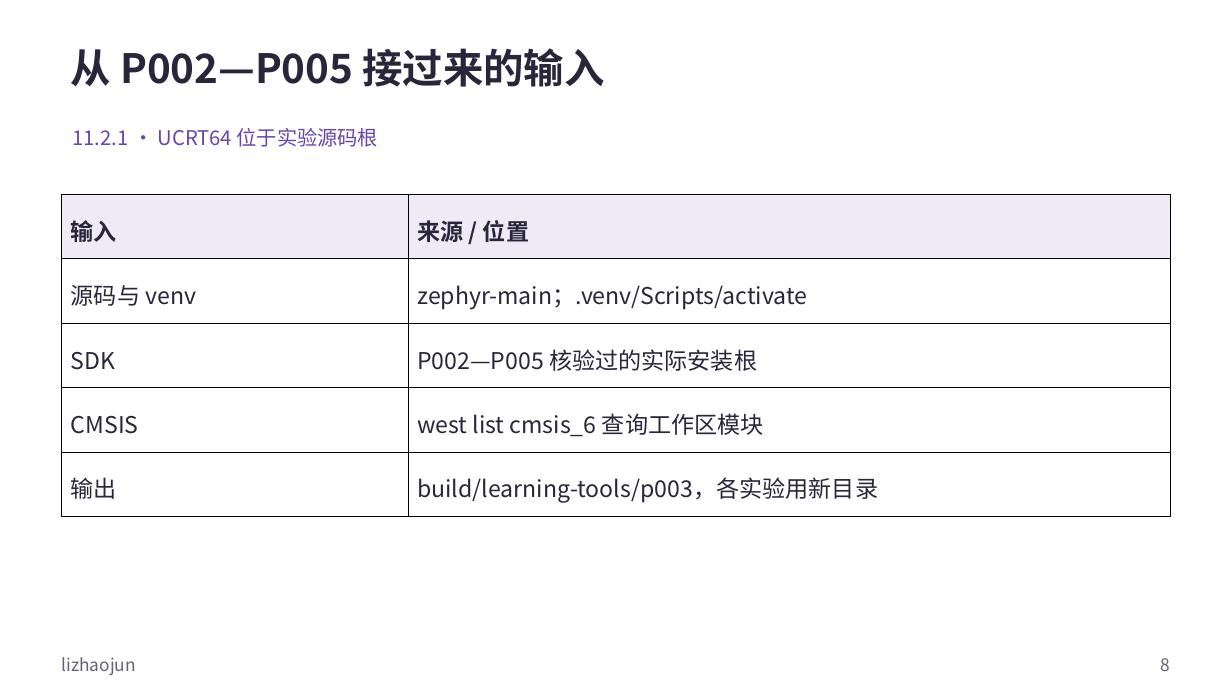
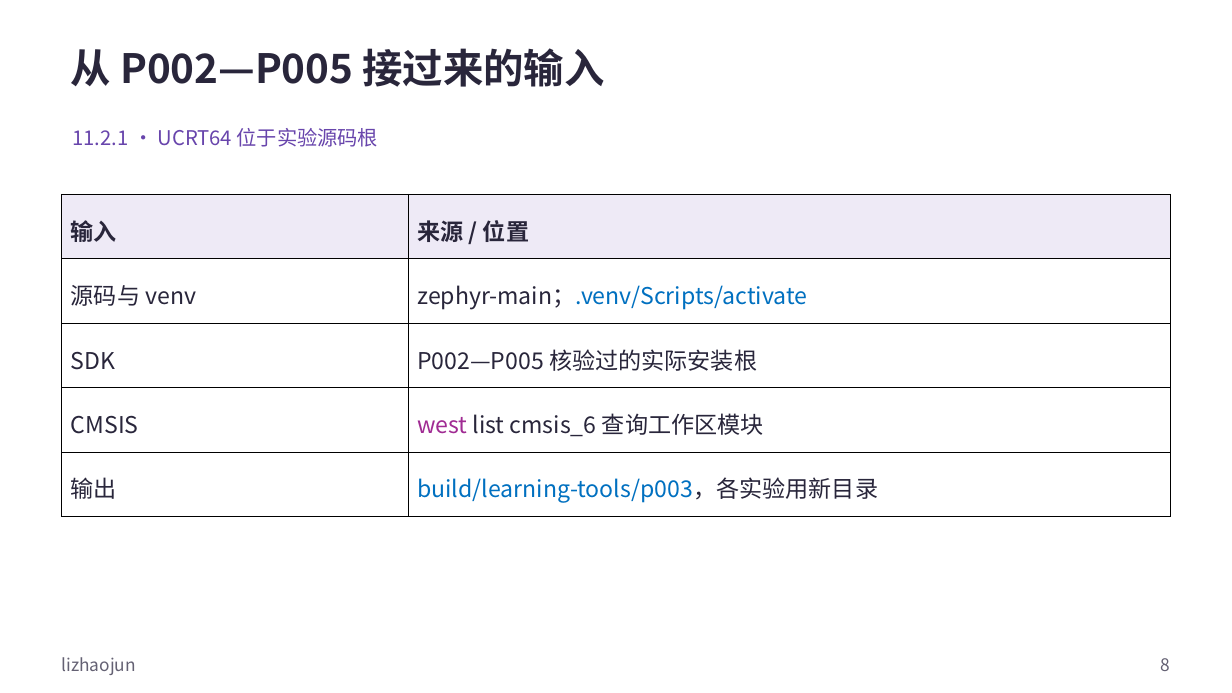
Before and after one commit to FormingSystem/zephyr_hc32f4a0, a slide deck: slide 8 of learning/P01_zephyr_make_project/slides/P011_编译示例与新增开发板_Windows.pptx. Drawn at 1232x693 pixels with LibreOffice and Linux fonts; fonts in the diff are those of the drawing. Boxes give left, top, right and bottom in pixels: in the first picture for what was removed or moved away, otherwise in the second. Text is boxed around its words. In the diff, an @@ line names an element or a change of style, - is before the commit and + after.

Commit message:
content(learning/board-labs): 统一新增板实验代码样式与导航
- 在保持完整实验命令不变的前提下统一标色，拓宽长路径表格列，并将旧 P007 命令标签校正为 P011。
- 正式 PPT 与可重建原生源同步，保留封面、媒体、批注和非正文页脚署名。

```diff
--- a/learning/P01_zephyr_make_project/slides/P011_编译示例与新增开发板_Windows.pptx
+++ b/learning/P01_zephyr_make_project/slides/P011_编译示例与新增开发板_Windows.pptx
@@ table at <box>62,194,1171,517</box> @@
@@ text colour #29263B to #0070C0 in "zephyr-main；.venv/Scripts/activate", "build/learning-tools/p003，各实验用新目录" @@
@@ text colour #29263B to #A02B93 in "west" @@
```
Also in this commit, not shown: 47 other slides changed, 49 other files.
